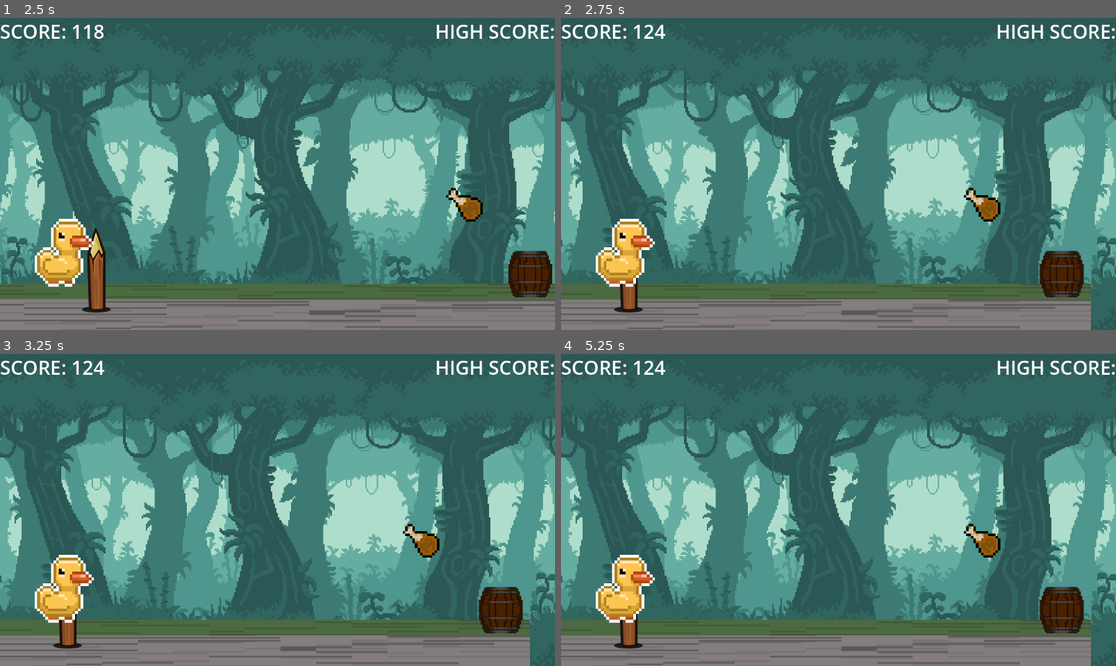
Above: before the commit, frames 1-4 (two rows, left to right).
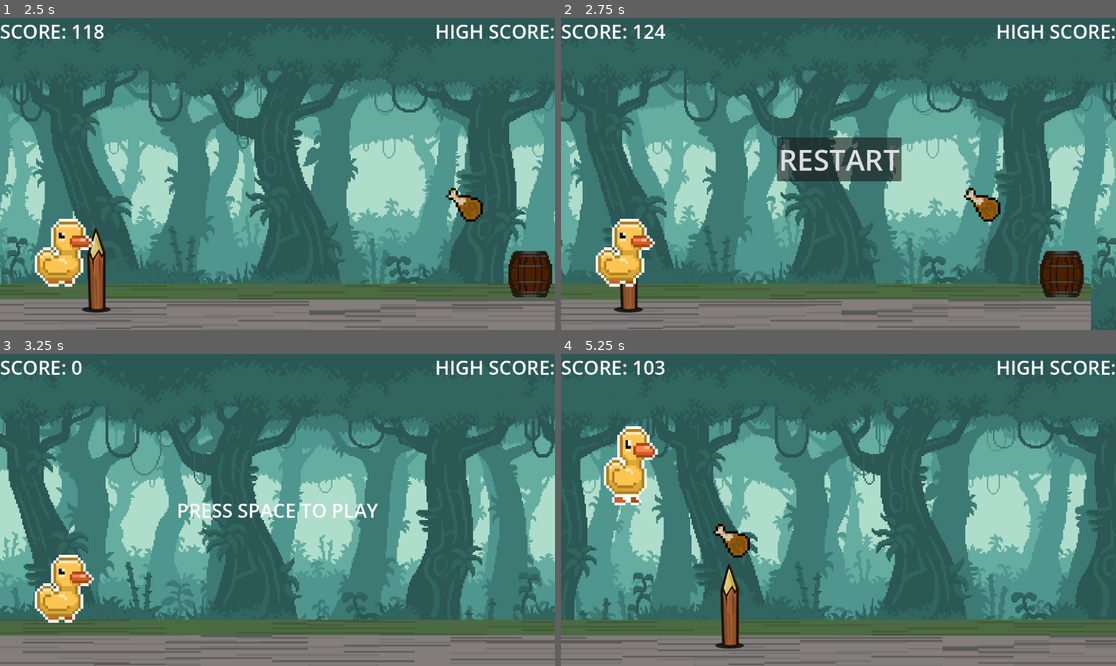
Above: after the commit, the same moments.

Repository: Ayodper/voraciousrush-main
Game: Godot game, scene res://background/scenes/main.tscn
The game is run twice, just before and just after one commit, with the same random seed, the same clock (stepped at 60 frames per second) and the same inputs.
Inputs (mouse positions are in pixels of both pictures, inside the frame that each line leads up to):
- Up to frame 1 (2.5 s): tap Space at 0.5 s; tap Enter (ui_accept) at 0.77, 1.52 s; hold Down (ui_down) from 2.03 s (still down)
- Up to frame 2 (2.75 s): keep holding Down (ui_down)
- Up to frame 3 (3.25 s): release Down (ui_down) at 2.75 s; click (277, 494) at 2.75 s, where only the run after the commit has a clickable "RESTART"
- Up to frame 4 (5.25 s): tap Space at 3.5 s; tap Enter (ui_accept) at 3.77, 4.52 s; hold Down (ui_down) from 5.03 s (still down)

Frame 1 is identical in both runs. In frame 2, 3.1% of the frame differs, in the area x 38-62%, y 38-53%; in frame 3, 39%; in frame 4, 55%, in the area x 0-100%, y 2-100%.

Commit message:
restart partially works

Diff:
--- a/background/scenes/chicken_leg.tscn
+++ b/background/scenes/chicken_leg.tscn
@@ -40,7 +40,7 @@
 }]
 
 [sub_resource type="RectangleShape2D" id="RectangleShape2D_kiqq3"]
-size = Vector2(76, 69.5)
+size = Vector2(40, 40)
 
 [node name="chicken leg" type="Area2D" unique_id=1673576260]
 script = ExtResource("1_kiqq3")
@@ -54,5 +54,5 @@
 frame_progress = 0.047709968
 
 [node name="CollisionShape2D" type="CollisionShape2D" parent="." unique_id=645349266]
-position = Vector2(8, 0)
+position = Vector2(4, 4)
 shape = SubResource("RectangleShape2D_kiqq3")
--- a/background/scenes/ground.tscn
+++ b/background/scenes/ground.tscn
@@ -3,7 +3,7 @@
 [ext_resource type="Texture2D" uid="uid://bw4ueb82cb1ox" path="res://Ground for Voracious rush.png" id="1_452m3"]
 
 [sub_resource type="RectangleShape2D" id="RectangleShape2D_hr7ob"]
-size = Vector2(2304, 96)
+size = Vector2(2304, 102)
 
 [node name="ground" type="StaticBody2D" unique_id=1686875652]
 
@@ -15,5 +15,5 @@
 centered = false
 
 [node name="CollisionShape2D" type="CollisionShape2D" parent="." unique_id=1351006703]
-position = Vector2(1152, 600)
+position = Vector2(1152, 603)
 shape = SubResource("RectangleShape2D_hr7ob")
--- a/background/scenes/main.gd
+++ b/background/scenes/main.gd
@@ -39,13 +39,14 @@
 	# FIXED: calculate true ground bottom Y
 	var ground_sprite = $ground.get_node("Sprite2D")
 	ground_height = $ground.position.y + (ground_sprite.texture.get_height() * ground_sprite.scale.y / 2)
-
+	$restart.get_node("Button").pressed.connect(new_game)
 	new_game()
 
 
 func new_game():
 	score = 0
 	game_running = false
+	get_tree().paused = false
 	show_score()
 	difficulty = 0
 
@@ -53,6 +54,12 @@
 	$duck.velocity = Vector2i(0, 0)
 	$Camera2D.position = CAM_START_POS
 	$ground.position = Vector2i(0, 0)
+
+
+	#hud position reset and game over srceen
+	$hud.get_node("startlabel").show()
+	$restart.hide()
+
 
 	$hud/startlabel.show()
 	$hud/scorelabel.show()
@@ -141,3 +148,4 @@
 func game_over():
 	get_tree().paused = true
 	game_running = false
+	$restart.show()
--- a/background/scenes/main.tscn
+++ b/background/scenes/main.tscn
@@ -5,6 +5,7 @@
 [ext_resource type="PackedScene" uid="uid://c3shuys34hddw" path="res://background/scenes/ground.tscn" id="2_vi4oe"]
 [ext_resource type="PackedScene" uid="uid://by2tsgo28oxb6" path="res://background/scenes/duck_animated.tscn" id="3_ygcqq"]
 [ext_resource type="PackedScene" uid="uid://bt3kdpgtsobsw" path="res://background/scenes/hud.tscn" id="5_ygcqq"]
+[ext_resource type="PackedScene" uid="uid://cgi34klm5eufo" path="res://scenes/restartscreen.tscn" id="6_3pwa4"]
 
 [node name="main" type="Node" unique_id=462014051]
 script = ExtResource("1_vi4oe")
@@ -21,3 +22,5 @@
 position = Vector2(576, 330)
 
 [node name="hud" parent="." unique_id=1170489713 instance=ExtResource("5_ygcqq")]
+
+[node name="restart" parent="." unique_id=412654781 instance=ExtResource("6_3pwa4")]
--- a/scenes/restartscreen.tscn
+++ b/scenes/restartscreen.tscn
@@ -1,8 +1,9 @@
 [gd_scene format=3 uid="uid://cgi34klm5eufo"]
 
-[node name="Node" type="Node" unique_id=412654781]
+[node name="Node" type="CanvasLayer" unique_id=1450652546]
 
 [node name="Button" type="Button" parent="." unique_id=777615596]
+process_mode = 2
 anchors_preset = -1
 anchor_left = 0.38900003
 anchor_top = 0.38300002
